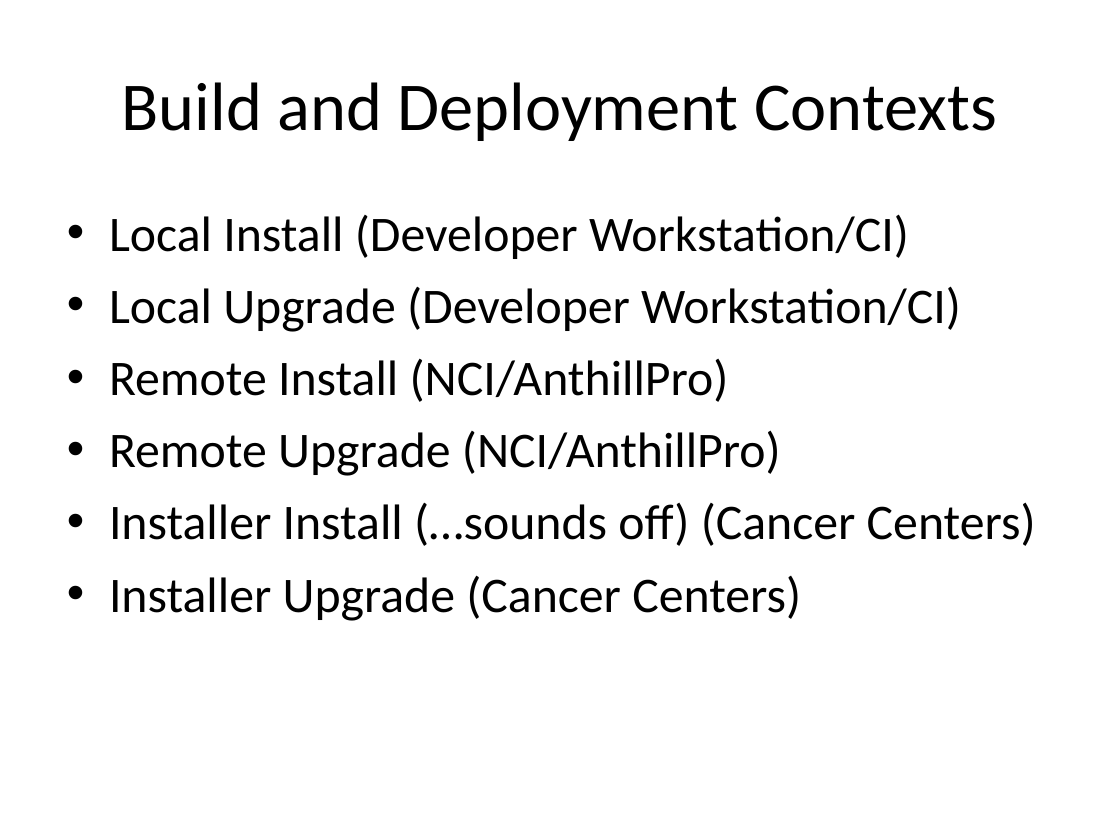
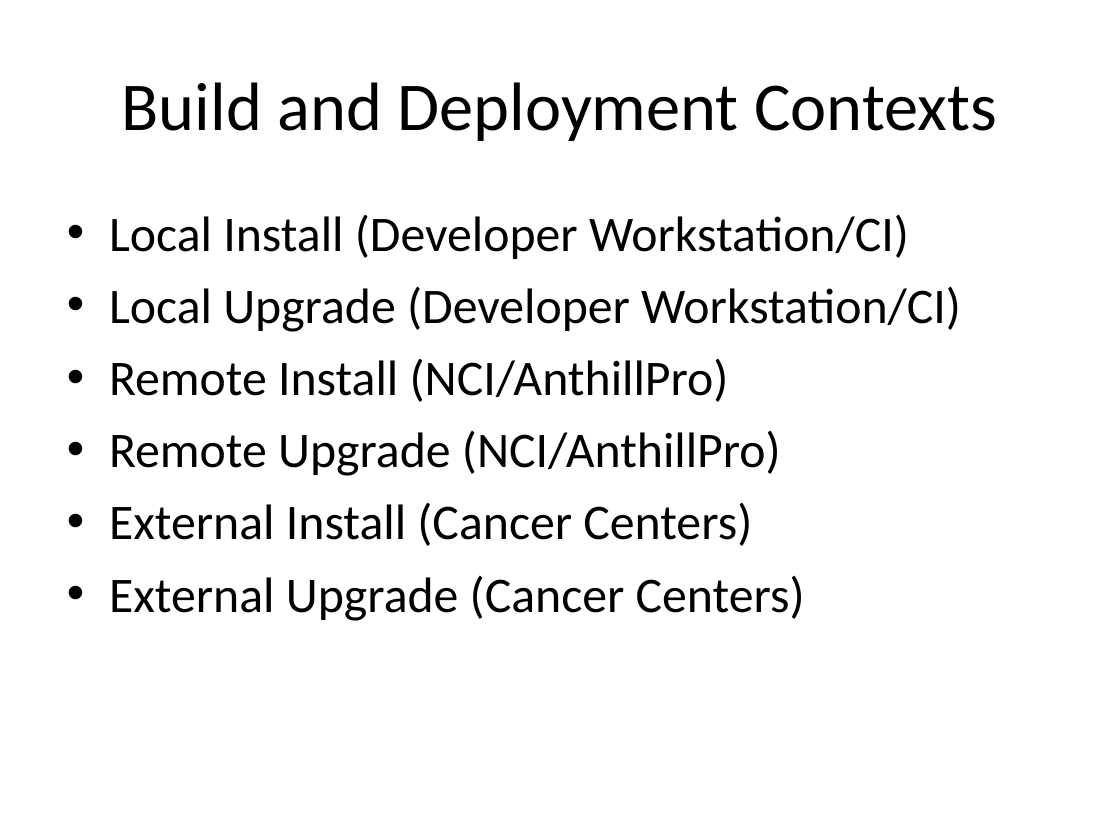
Before and after one commit to NCIP/caintegrator-docs, a slide deck: slide 9 of deployment/automation/cai2-bda-training.ppt. Drawn at 1120x840 pixels with LibreOffice and Linux fonts; fonts in the diff are those of the drawing. Boxes give left, top, right and bottom in pixels: in the first picture for what was removed or moved away, otherwise in the second. Text is boxed around its words. In the diff, an @@ line names an element or a change of style, - is before the commit and + after.

```diff
--- a/deployment/automation/cai2-bda-training.ppt
+++ b/deployment/automation/cai2-bda-training.ppt
@@ text at bbox=[109, 502, 805, 621]: text changed @@
-• Installer Install (…sounds off) (Cancer Centers)
-• Installer Upgrade (Cancer Centers)
+• External Install (Cancer Centers)
+• External Upgrade (Cancer Centers)
```
Also in this commit, not shown: 1 other slide changed.
